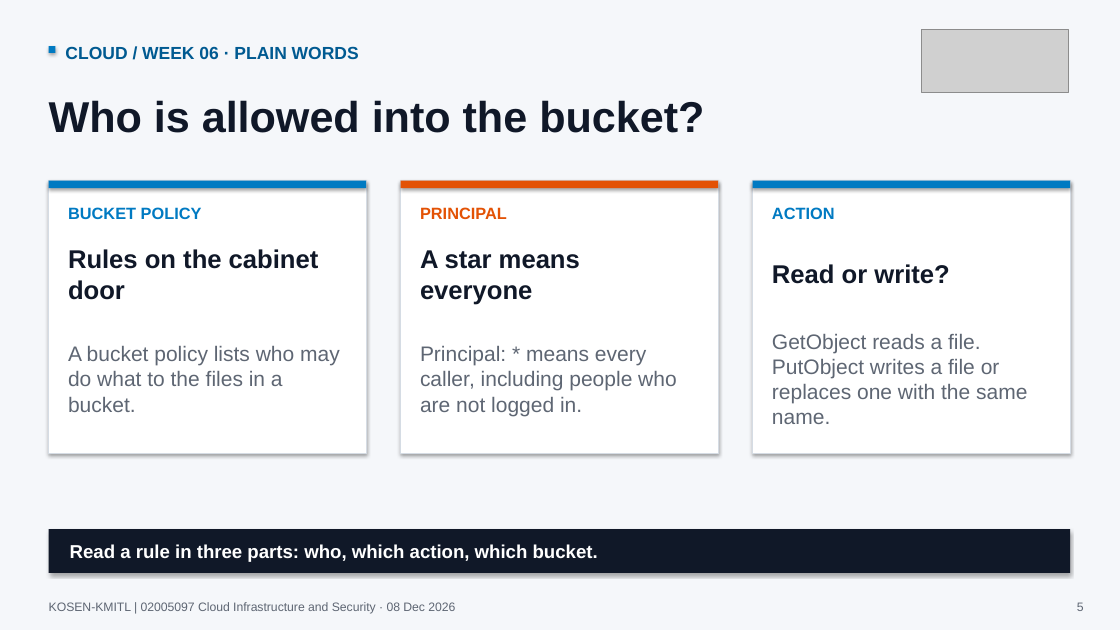
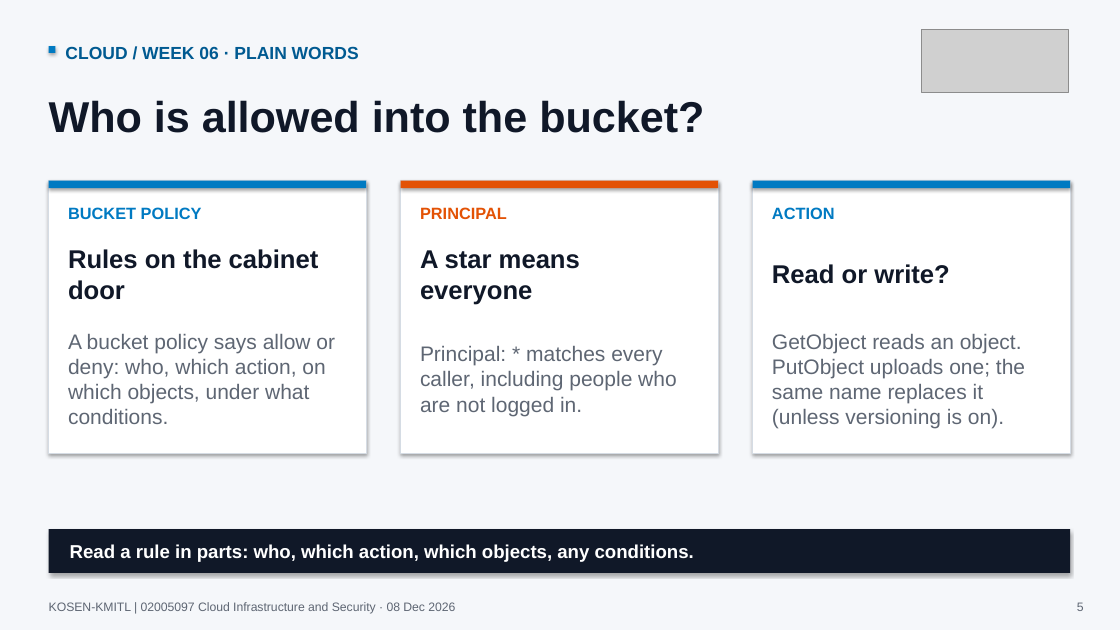
Before and after one commit to nutthakorn7/cloud-infrastructure-security, a slide deck: slide 5 of slides/weekly-bridges/output/Week06_Cloud_Course_Bridge.pptx. Drawn at 1120x630 pixels with LibreOffice and Linux fonts; fonts in the diff are those of the drawing; grey boxes stand for pictures. Boxes give left, top, right and bottom in pixels: in the first picture for what was removed or moved away, otherwise in the second. Text is boxed around its words. In the diff, an @@ line names an element or a change of style, - is before the commit and + after.

```diff
--- a/slides/weekly-bridges/output/Week06_Cloud_Course_Bridge.pptx
+++ b/slides/weekly-bridges/output/Week06_Cloud_Course_Bridge.pptx
@@ text at (x1=68, y1=334, x2=335, y2=424): text changed @@
-A bucket policy lists who may do what to the files in a bucket.
+A bucket policy says allow or deny: who, which action, on which objects, under what conditions.
@@ text at (x1=420, y1=346, x2=677, y2=416): text changed @@
-Principal: * means every caller, including people who are not logged in.
+Principal: * matches every caller, including people who are not logged in.
@@ text at (x1=772, y1=334, x2=1025, y2=429): text changed @@
-GetObject reads a file. PutObject writes a file or replaces one with the same name.
+GetObject reads an object. PutObject uploads one; the same name replaces it (unless versioning is on).
@@ text at (x1=70, y1=544, x2=694, y2=562): text changed @@
-Read a rule in three parts: who, which action, which bucket.
+Read a rule in parts: who, which action, which objects, any conditions.
```
Also in this commit, not shown: 2 other slides changed, 2 other files.
